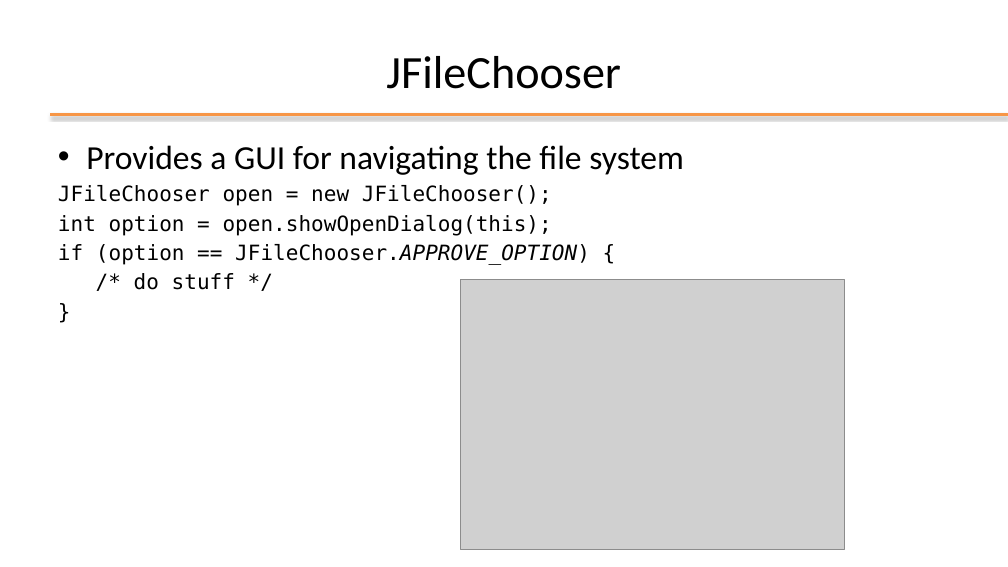
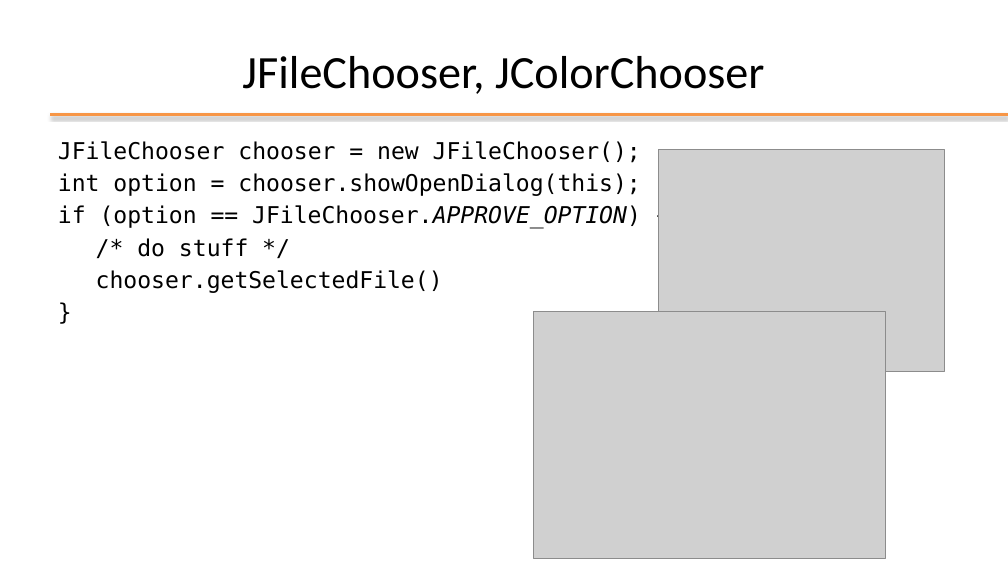
Before and after one commit to plctechnician/ooprogramming, a slide deck: slide 27 of java/slides/ppt/09 - Java Swing Framework.pptx (slide 28 before the commit). Drawn at 1008x567 pixels with LibreOffice and Linux fonts; fonts in the diff are those of the drawing; grey boxes stand for pictures; background and template pictures are left out. Boxes give left, top, right and bottom in pixels: in the first picture for what was removed or moved away, otherwise in the second. Text is boxed around its words. In the diff, an @@ line names an element or a change of style, - is before the commit and + after.

```diff
--- a/java/slides/ppt/09 - Java Swing Framework.pptx
+++ b/java/slides/ppt/09 - Java Swing Framework.pptx
@@ title at (x1=242, y1=56, x2=764, y2=94): text changed @@
-JFileChooser
+JFileChooser, JColorChooser
@@ text at (x1=58, y1=141, x2=641, y2=196): text changed; size 20 to 22 pt @@
-• Provides a GUI for navigating the file system
-JFileChooser open = new JFileChooser();
-int option = open.showOpenDialog(this);
+JFileChooser chooser = new JFileChooser();
+int option = chooser.showOpenDialog(this);
@@ picture added at (x1=659, y1=150, x2=944, y2=371) @@
@@ text at (x1=58, y1=205, x2=641, y2=257): size 20 to 22 pt in "if (option == JFileChooser.APPROVE_OPTION) {", "/* do stuff */", "}" @@
@@ text at (x1=96, y1=270, x2=443, y2=293): paragraph added @@
+chooser.getSelectedFile()
@@ picture resized from (x1=461, y1=280, x2=845, y2=550) to (x1=534, y1=312, x2=885, y2=558) @@
```
Also in this commit, not shown: 3 other slides changed, 2 slides removed, 1 other file.
